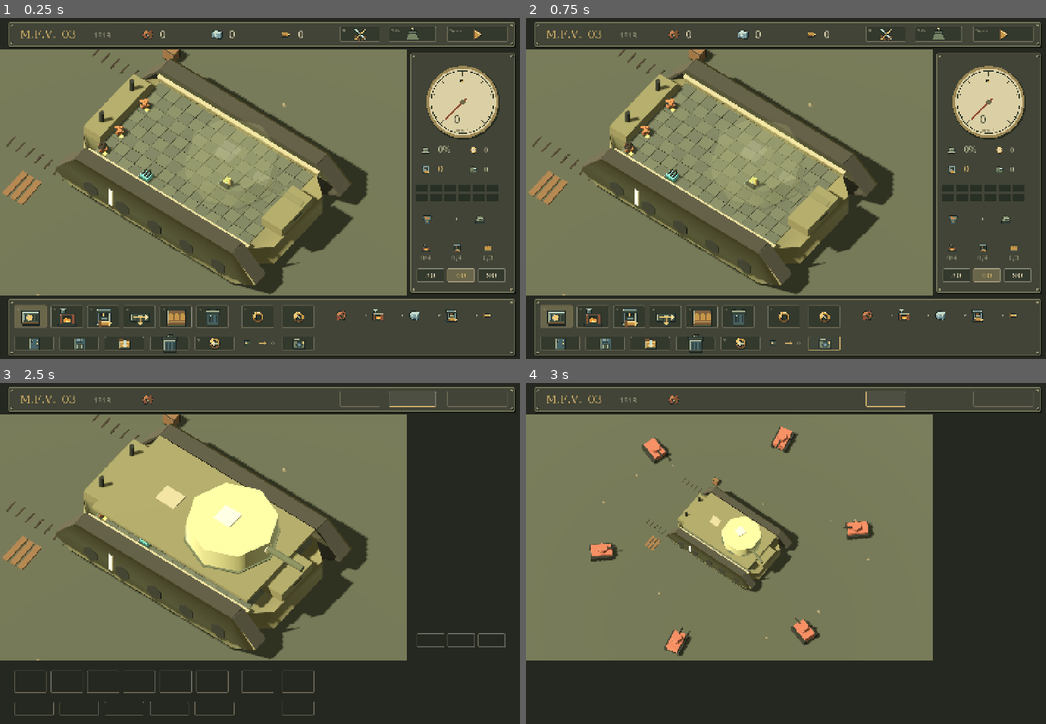
Above: before the commit, frames 1-4 (two rows, left to right).
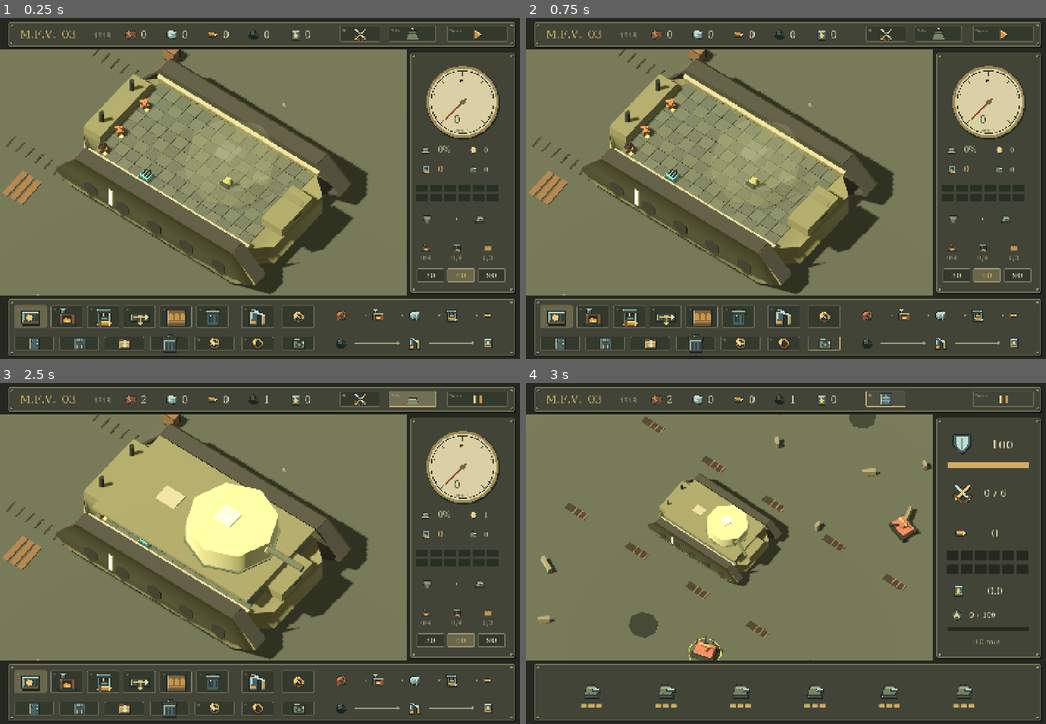
Above: after the commit, the same moments.

Repository: dicenull/last-supply-line
Game: Godot game, scene res://main.tscn
The game is run twice, just before and just after one commit, with the same random seed, the same clock (stepped at 60 frames per second) and the same inputs.
Inputs (mouse positions are in pixels of both pictures, inside the frame that each line leads up to):
- Up to frame 1 (0.25 s): no input
- Up to frame 2 (0.75 s): click (822, 341) at 0.5 s
- Up to frame 3 (2.5 s): click (478, 400) at 1.25 s; click (410, 400) at 2.02 s
- Up to frame 4 (3 s): click (884, 400) at 2.75 s

The runs differ from the first frame. In frame 1, 0.7% of the frame differs, in the area x 24-95%, y 3-98%; in frame 2, 0.7%; in frame 3, 26%; in frame 4, 37%, in the area x 1-99%, y 2-100%.
Error before the commit: Invalid access to property or key 'coal' on a base object of type 'Dictionary'. (res://scripts/factory_view.gd:286)

Commit message:
feat: add fully automatic fuel-powered advance and staged enemy attacks

Diff:
--- a/scripts/battle_world.gd
+++ b/scripts/battle_world.gd
@@ -1,87 +1,199 @@
 extends "res://scripts/tank_world.gd"
-## One bounded encounter. Factory inventory is the only source of player rounds.
+## Moving encounter: coal-derived fuel powers travel; enemy shells target marked ground.
+const ROUTE_LENGTH = 100.0
+const FUEL_PER_METER = 0.12
+var player: Node3D
 var enemies: Array = []
 var bolts: Array = []
 var impacts: Array = []
+var trails: Array = []
 var hull = 100
 var kills = 0
 var total = 6
 var elapsed = 0.0
 var cooldown = 0.0
-var result = 0 # 0: fighting, 1: victory, -1: defeat
+var result = 0
+var distance = 0.0
+var speed = 0.0
+var trail_clock = 0.0
+var shake = 0.0
+var target_marker: MeshInstance3D
+
+func tank():
+	var before = get_children()
+	super.tank()
+	player = Node3D.new()
+	var parts = get_children()
+	add_child(player)
+	for part in parts:
+		if part not in before: part.reparent(player)
+
+func terrain():
+	box(self,Vector3(65,-0.3,0),Vector3(260,0.4,160),"mud")
+	var rng = RandomNumberGenerator.new()
+	rng.seed = 1918
+	for i in range(85):
+		var x = rng.randf_range(-25,145)
+		var z = rng.randf_range(-36,36)
+		if absf(z) < 8: continue
+		if i % 3 == 0:
+			cylinder(self,Vector3(x,-0.04,z),rng.randf_range(1.0,2.6),0.04,"dark",8)
+		else:
+			var ruin = box(self,Vector3(x,0.6,z),Vector3(0.5,1.3,rng.randf_range(1,3)),"stone")
+			ruin.rotation.y = rng.randf()*PI
+	for x in range(-20,150,12):
+		for z in [-10,10]:
+			box(self,Vector3(x,0,z),Vector3(3.5,0.06,1.2),"coal")
+			for k in range(3): box(self,Vector3(x+k,0.12,z),Vector3(0.22,0.20,1.3),"wood")
+	for z in [-10,10]:
+		box(self,Vector3(ROUTE_LENGTH,2,z),Vector3(0.3,4,0.3),"steel")
+		box(self,Vector3(ROUTE_LENGTH,3.6,z+1),Vector3(0.12,0.8,2),"brass")
+
+func update_camera():
+	if camera == null: return
+	var at = player.position if player != null else Vector3.ZERO
+	var target = at+Vector3(3,1.7,0)
+	camera.position = target+Vector3(sin(yaw)*cos(pitch),sin(pitch),cos(yaw)*cos(pitch))*42
+	camera.position += Vector3(sin(elapsed*71),cos(elapsed*59),0)*shake
+	camera.look_at(target,Vector3.UP)
+	camera.size = zoom
 
 func _ready():
 	super._ready()
-	zoom = 42.0
-	pitch = 1.05
+	zoom = 39.0
+	pitch = 1.03
 	update_camera()
 	toggle_roof()
 	material("enemy","875444")
+	material("warning","e66a45",0,0.4)
+	target_marker = MeshInstance3D.new()
+	var target_ring = TorusMesh.new()
+	target_ring.inner_radius = 2.5
+	target_ring.outer_radius = 2.65
+	target_ring.rings = 16
+	target_ring.ring_segments = 6
+	target_marker.mesh = target_ring
+	target_marker.material_override = mats.brass
+	target_marker.scale.y = 0.15
+	target_marker.visible = false
+	add_child(target_marker)
 	for i in range(total):
-		var angle = float(i)/total*TAU+0.3
 		var unit = Node3D.new()
 		add_child(unit)
-		unit.position = Vector3(cos(angle)*22,0,sin(angle)*22)
-		unit.rotation.y = -angle+PI
-		box(unit,Vector3(0,0.8,0),Vector3(3.4,1.1,2.1),"enemy")
-		for side in [-1,1]:
-			box(unit,Vector3(0,0.5,side*1.15),Vector3(3.8,0.8,0.55),"dark")
-		cylinder(unit,Vector3(0.2,1.65,0),0.85,0.8,"enemy",6)
-		beam(unit,Vector3(0.2,1.7,0),Vector3(2.5,1.7,0),0.13,"dark")
-		enemies.append({"node":unit,"hp":3,"cooldown":12.0+i*1.2})
+		unit.visible = false
+		var heavy = i % 3 == 2
+		box(unit,Vector3(0,0.8,0),Vector3(4.0 if heavy else 3.0,1.1,2.1),"enemy")
+		for side in [-1,1]: box(unit,Vector3(0,0.5,side*1.15),Vector3(3.8,0.8,0.55),"dark")
+		var health: Array = []
+		for pip in range(3): health.append(box(unit,Vector3(-0.7+pip*0.7,2.5,0),Vector3(0.5,0.07,0.25),"brass"))
+		var pivot = Node3D.new()
+		unit.add_child(pivot)
+		cylinder(pivot,Vector3(0,1.65,0),0.9 if heavy else 0.65,0.8,"enemy",6)
+		beam(pivot,Vector3(0,1.7,0),Vector3(3.1 if heavy else 2.2,1.7,0),0.13,"dark")
+		var mark = MeshInstance3D.new()
+		var ring = TorusMesh.new()
+		ring.inner_radius = 5.8
+		ring.outer_radius = 6.0
+		ring.rings = 16
+		ring.ring_segments = 6
+		mark.mesh = ring
+		mark.material_override = mats.warning
+		mark.scale.y = 0.12
+		mark.visible = false
+		add_child(mark)
+		enemies.append({"node":unit,"health":health,"pivot":pivot,"hp":3,"cooldown":7.0+i,"active":false,"role":i%3,"wave":int(i/2),"mark":mark,"locked":false,"aim":Vector3.ZERO})
 
 func nearest_enemy():
 	var nearest = null
-	var distance = INF
+	var best = INF
 	for enemy in enemies:
-		if enemy.hp <= 0: continue
+		if enemy.hp <= 0 or not enemy.active: continue
 		var d = turret.global_position.distance_squared_to(enemy.node.position)
-		if d < distance:
-			distance = d
+		if d < best:
+			best = d
 			nearest = enemy
 	return nearest
 
 func launch_enemy(enemy):
 	var origin: Vector3 = enemy.node.position+Vector3(0,1.7,0)
-	var target = Vector3(0,3,0)
+	var target: Vector3 = enemy.aim+Vector3(0,0.3,0)
 	var node = Node3D.new()
 	add_child(node)
 	node.position = origin
-	beam(node,Vector3.ZERO,(origin-target).normalized()*1.2,0.09,"fire")
-	bolts.append({"node":node,"origin":origin,"target":target,"age":0.0,"duration":origin.distance_to(target)/22.0})
+	beam(node,Vector3.ZERO,(origin-target).normalized()*1.5,0.11,"fire")
+	bolts.append({"node":node,"origin":origin,"target":target,"age":0.0,"duration":maxf(0.8,origin.distance_to(target)/15.0),"mark":enemy.mark})
 
 func impact(pos: Vector3):
-	var flash = cylinder(self,pos,0.8,1.1,"fire",6,0.25)
-	impacts.append({"node":flash,"life":0.25})
+	var flash = cylinder(self,pos,1.3,1.8,"fire",6,0.25)
+	impacts.append({"node":flash,"life":0.4})
 
 func tick_battle(factory, delta: float):
 	if not factory.running or result != 0: return
 	elapsed += delta
-	for enemy in enemies:
-		if enemy.hp <= 0: continue
-		var pos: Vector3 = enemy.node.position
-		if pos.length() > 16.0: enemy.node.position -= pos.normalized()*delta*0.45
+	var heading = Vector3.RIGHT
+	var requested = delta*3.3 if distance < ROUTE_LENGTH else 0.0
+	var travel = factory.consume_fuel(requested*FUEL_PER_METER)/FUEL_PER_METER
+	if travel > 0: player.rotation.y = rotate_toward(player.rotation.y,atan2(-heading.z,heading.x),delta*1.6)
+	player.position += heading*travel
+	speed = travel/maxf(delta,0.001)
+	distance = maxf(distance,player.position.x)
+	# Small pitch motion and tracks make actual world movement readable.
+	player.rotation.z = sin(elapsed*9)*0.006*minf(speed,1)
+	trail_clock -= delta
+	if travel > 0 and trail_clock <= 0:
+		trail_clock = 0.4
+		for side in [-1,1]:
+			var tread = box(self,player.to_global(Vector3(-7,0.02,side*5.1)),Vector3(0.65,0.025,1.0),"dark")
+			tread.rotation.y = player.rotation.y
+			trails.append(tread)
+		while trails.size() > 90: trails.pop_front().queue_free()
+	for i in range(enemies.size()):
+		var enemy: Dictionary = enemies[i]
+		if not enemy.active and (distance >= enemy.wave*28 or elapsed >= enemy.wave*30):
+			enemy.active = true
+			enemy.node.visible = true
+			enemy.node.position = player.position+Vector3(24 if i%2 == 0 else 12,0,-19 if i%2 == 0 else 19)
+		if enemy.hp <= 0 or not enemy.active: continue
+		var offset: Vector3 = player.position-enemy.node.position
+		var move = offset.normalized()*maxf(0,offset.length()-17)*0.3
+		if enemy.role == 1: move += Vector3(-offset.z,0,offset.x).normalized()*2.3
+		if enemy.role == 2: move *= 0.55
+		enemy.node.position += move.limit_length(4.0)*delta
+		enemy.node.rotation.y = rotate_toward(enemy.node.rotation.y,atan2(-move.z,move.x),delta*1.5)
+		enemy.pivot.rotation.y = atan2(-offset.z,offset.x)-enemy.node.rotation.y
 		enemy.cooldown -= delta
+		if enemy.cooldown <= 1.8 and not enemy.locked:
+			enemy.locked = true
+			enemy.aim = player.position
+			enemy.mark.position = enemy.aim+Vector3(0,0.1,0)
+			enemy.mark.visible = true
 		if enemy.cooldown <= 0:
-			enemy.cooldown = 10.0
+			enemy.cooldown = 8.0 if enemy.role != 2 else 11.0
+			enemy.locked = false
 			launch_enemy(enemy)
 	update_gun(factory,delta)
 	for bolt in bolts.duplicate():
 		bolt.age += delta
-		bolt.node.position = bolt.origin.lerp(bolt.target,minf(1,bolt.age/bolt.duration))
-		if bolt.age >= bolt.duration:
-			hull = maxi(0,hull-6)
+		var t = minf(1,bolt.age/bolt.duration)
+		bolt.node.position = bolt.origin.lerp(bolt.target,t)+Vector3(0,sin(t*PI)*3,0)
+		if t >= 1:
+			if Vector2(player.position.x-bolt.target.x,player.position.z-bolt.target.z).length() < 6:
+				hull = maxi(0,hull-10)
+				shake = 0.3
 			impact(bolt.target)
+			bolt.mark.visible = false
 			bolt.node.queue_free()
 			bolts.erase(bolt)
 	for flash in impacts.duplicate():
 		flash.life -= delta
-		flash.node.scale = Vector3.ONE*maxf(0.05,flash.life*4)
+		flash.node.scale = Vector3.ONE*maxf(0.05,flash.life*3)
 		if flash.life <= 0:
 			flash.node.queue_free()
 			impacts.erase(flash)
+	shake = maxf(0,shake-delta)
+	update_camera()
 	if hull <= 0: result = -1
-	elif kills == total: result = 1
+	elif kills == total and distance >= ROUTE_LENGTH: result = 1
 	if result != 0: factory.running = false
 
 func update_gun(factory, delta: float):
@@ -90,16 +202,18 @@
 	barrel.position.x = BARREL_REST-recoil
 	shot_time = maxf(0,shot_time-delta)
 	var target = nearest_enemy()
+	target_marker.visible = target != null
 	if target != null:
+		target_marker.position = target.node.position+Vector3(0,0.12,0)
 		var offset: Vector3 = target.node.position-turret.global_position
-		target_angle = atan2(-offset.z,offset.x)
+		target_angle = atan2(-offset.z,offset.x)-player.rotation.y
 		turret.rotation.y = rotate_toward(turret.rotation.y,target_angle,delta*2.4)
 		if cooldown <= 0 and absf(angle_difference(turret.rotation.y,target_angle)) < 0.025 and factory.ammo > 0:
 			factory.fire_round()
 			fire_visual()
 			var shot: Dictionary = projectiles.back()
 			shot.target = target
-			shot.duration = shot.origin.distance_to(target.node.position+Vector3(0,1.3,0))/24.0
+			shot.duration = shot.origin.distance_to(target.node.position+Vector3(0,1.3,0))/30.0
 			cooldown = 60.0/factory.rate
 	muzzle.visible = shot_time > 0
 	for shot in projectiles.duplicate():
@@ -109,9 +223,23 @@
 		if shot.age >= shot.duration:
 			if shot.target.hp > 0:
 				shot.target.hp -= 1
+				shot.target.health[shot.target.hp].visible = false
 				impact(destination)
 				if shot.target.hp == 0:
 					kills += 1
+					shot.target.mark.visible = false
 					shot.target.node.scale.y = 0.35
 			shot.node.queue_free()
 			projectiles.erase(shot)
+
+func fire_visual():
+	var heading = turret.global_basis.x.normalized()
+	var origin = muzzle.global_position
+	var shot = Node3D.new()
+	add_child(shot)
+	shot.position = origin
+	beam(shot,Vector3.ZERO,-heading*1.8,0.085,"fire")
+	projectiles.append({"node":shot,"origin":origin,"dir":heading,"age":0.0})
+	recoil = 0.25
+	shot_time = 0.14
+	visual_shots += 1
--- a/scripts/factory_view.gd
+++ b/scripts/factory_view.gd
@@ -64,7 +64,8 @@
 	for i in kinds.size():
 		var kind: String = kinds[i]
 		tool_buttons[kind] = icon_button(kind,Rect2(40+i*100,793,88,62),func(): selected = kind,str(i+1))
-	icon_button("rotate",Rect2(665,793,88,62),func(): direction = (direction+1)%4,"R")
+	icon_button("rotate",Rect2(665,878,88,38),func(): direction = (direction+1)%4,"R")
+	tool_buttons["refinery"] = icon_button("refinery",Rect2(665,793,88,62),func(): selected = "refinery","7")
 	icon_button("reset",Rect2(777,793,88,62),func(): factory.reset_trial())
 	icon_button("example",Rect2(40,878,108,38),func(): factory.example())
 	icon_button("save",Rect2(164,878,108,38),save_layout)
@@ -245,6 +246,7 @@
 			KEY_4: selected = "splitter"
 			KEY_5: selected = "depot"
 			KEY_6: selected = "erase"
+			KEY_7: selected = "refinery"
 	if event is InputEventMouseMotion:
 		if event.button_mask & MOUSE_BUTTON_MASK_MIDDLE:
 			world.yaw -= event.relative.x*0.007
@@ -281,7 +283,7 @@
 	draw_texture_rect(pixel_icons.texture(item),Rect2((pos-Vector2.ONE*side/2).round(),Vector2.ONE*side),false)
 
 func material_counts() -> Dictionary:
-	var counts = {"scrap":0,"steel":0,"shell":factory.ammo}
+	var counts = {"scrap":0,"steel":0,"shell":factory.ammo,"coal":0,"fuel":floori(factory.fuel)}
 	for c in factory.cells.values():
 		for item in c.items: counts[item] += 1
 	return counts
@@ -310,10 +312,10 @@
 	text_at("M.F.V.  03",Vector2(55,57),29,GOLD)
 	text_at("1918",Vector2(258,56),18,MUTED)
 	var counts = material_counts()
-	for i in range(3):
-		var item: String = ["scrap","steel","shell"][i]
-		item_at(item,Vector2(407+i*190,47),1.1)
-		text_at(str(counts[item]),Vector2(440+i*190,57),26,INK)
+	for i in range(5):
+		var item: String = ["scrap","steel","shell","coal","fuel"][i]
+		item_at(item,Vector2(360+i*113,47),1.1)
+		text_at(str(counts[item]),Vector2(387+i*113,57),26,INK)
 	if battle_mode:
 		draw_battle()
 		return
@@ -337,9 +339,11 @@
 	symbol("press",points[3],0.85)
 	item_at("shell",points[4],1.05)
 	for i in range(4): arrow(points[i]+Vector2(30,0),points[i+1]-Vector2(30,0),MUTED)
-	symbol(selected,Vector2(679,896),0.45,GOLD)
-	arrow(Vector2(714,896),Vector2(714,896)+Vector2(Factory.DIRS[direction])*19,GOLD)
-	text_at("Q",Vector2(746,900),11,MUTED)
+	item_at("coal",Vector2(939,896),1.05)
+	symbol("refinery",Vector2(1141,896),0.85)
+	item_at("fuel",Vector2(1343,896),1.05)
+	arrow(Vector2(975,896),Vector2(1100,896),MUTED)
+	arrow(Vector2(1180,896),Vector2(1305,896),MUTED)
 	if notice_time > 0:
 		var color = Color("cc7a56") if notice_bad else MINT
 		draw_circle(Vector2(1380,900),10,color,false,2)
@@ -419,8 +423,13 @@
 		var pos = Vector2(1175+(i%6)*38,476+int(i/6)*38)
 		panel(Rect2(pos-Vector2(16,13),Vector2(32,26)),BG)
 		if i < factory.ammo: item_at("shell",pos,0.85)
-	symbol("clock",Vector2(1200,598),0.9)
-	text_at("%.0f" % battlefield.elapsed,Vector2(1280,610),26,INK)
+	symbol("fuel",Vector2(1190,572),0.9)
+	text_at("%.1f" % factory.fuel,Vector2(1270,584),26,INK)
+	symbol("move",Vector2(1185,640),0.7)
+	text_at("%.0f / 100" % minf(100,battlefield.distance),Vector2(1220,647),20,INK)
+	panel(Rect2(1160,674,224,9),BG)
+	panel(Rect2(1160,674,224*minf(1,battlefield.distance/100),9),GOLD)
+	text_at("%.1f m/s" % battlefield.speed,Vector2(1230,721),19,MUTED)
 	if battlefield.result != 0:
 		symbol("victory" if battlefield.result == 1 else "defeat",Vector2(650,846),1.7)
 		symbol("reset",Vector2(770,842),1.0)
--- a/tests/battle_test.gd
+++ b/tests/battle_test.gd
@@ -26,7 +26,12 @@
 	check(game.factory.layout() == layout,"entering battle preserves factory layout")
 	check(game.battlefield.roof_closed and game.battlefield.mats.turret_armor.albedo_color.a == 1.0,"battle presents opaque tank exterior")
 	check(game.cell_at(Vector2(550,400)) == Vector2i(-1,-1),"battlefield clicks cannot edit factory")
-	advance(12)
+	advance(1)
+	check(game.battlefield.distance == 0,"tank cannot move before first manufactured fuel arrives")
+	advance(11)
+	check(game.battlefield.distance > 0 and game.factory.fuel_used > 0,"manufactured fuel powers real movement")
+	check(is_equal_approx(game.battlefield.distance*game.battlefield.FUEL_PER_METER,game.factory.fuel_used),"straight-line travel consumes fuel in proportion to distance")
+	check(game.battlefield.enemies[0].active and not game.battlefield.enemies[4].active,"enemies arrive in stages instead of a stationary ring")
 	check(game.factory.shots > 0 and game.battlefield.visual_shots == game.factory.shots,"each battle shot consumes one manufactured round")
 	game.queue_redraw()
 	await create_timer(0.25).timeout
@@ -44,10 +49,34 @@
 	check(game.battlefield.elapsed == combat_time,"pause freezes combat and production")
 	game.toggle_running()
 	advance(110)
-	check(game.battlefield.result == 1 and game.battlefield.kills == 6,"sample factory defeats all six opponents")
+	check(game.battlefield.result == 1 and game.battlefield.kills == 6,"sample factory travels route and defeats all six opponents")
 	check(not game.factory.running,"victory stops encounter")
 	game.reset_battle()
 	check(game.battlefield.result == 0 and game.battlefield.hull == 100 and game.factory.shots == 0,"retry resets encounter and stock without changing layout")
+	game.factory.clear_layout(false)
+	game.factory.running = true
+	game.factory.ammo = 2
+	advance(2)
+	check(game.factory.shots > 0 and game.battlefield.distance == 0,"fuel-starved tank can still fire stocked ammunition")
+	game.reset_battle()
+	game.factory.clear_layout(false)
+	game.factory.running = true
+	game.factory.fuel = 12.0
+	game.battlefield.enemies[0].cooldown = 1.5
+	advance(0.05)
+	var locked = game.battlefield.enemies[0].aim
+	check(game.battlefield.enemies[0].locked and game.battlefield.enemies[0].mark.visible,"enemy marks a fixed impact location before firing")
+	advance(4.5)
+	check(game.battlefield.hull == 100 and game.battlefield.player.position.distance_to(locked) > 6,"moving beyond warning zone avoids the enemy shell")
+	var before_click = game.battlefield.player.position
+	var click_event = InputEventMouseButton.new()
+	click_event.position = Vector2(900,650)
+	click_event.button_index = MOUSE_BUTTON_LEFT
+	click_event.pressed = true
+	game._unhandled_input(click_event)
+	advance(1)
+	check(game.battlefield.player.position.x > before_click.x and game.battlefield.player.position.z == 0,"battlefield clicks do not steer or change automatic advance")
+	game.reset_battle()
 	game.factory.clear_layout(false)
 	game.factory.running = true
 	advance(100)
